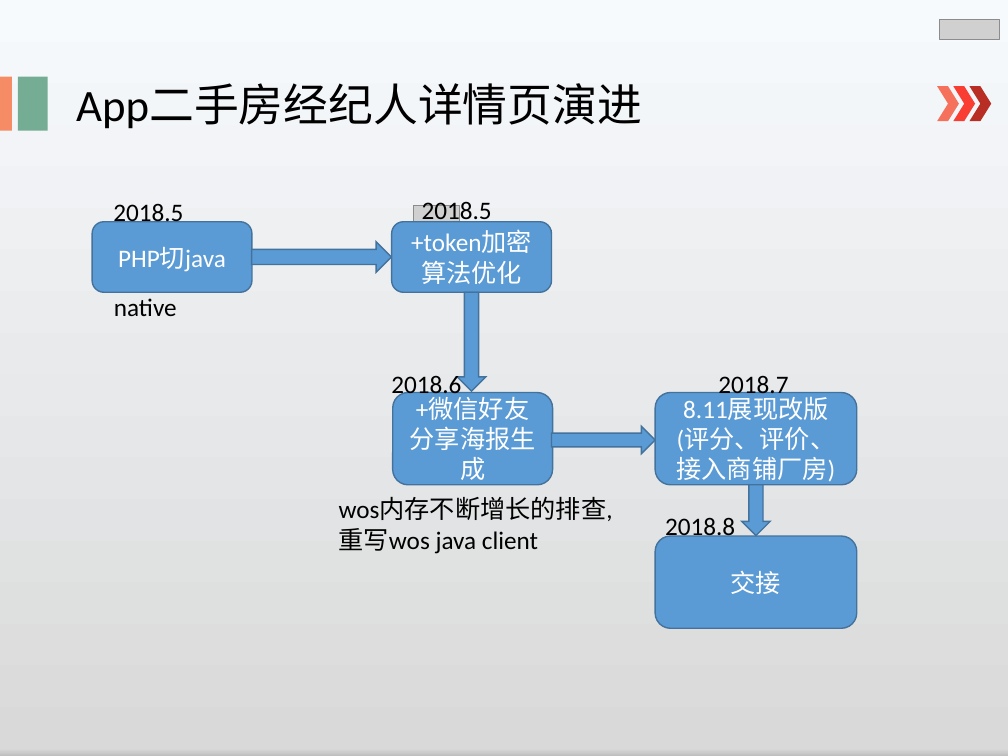
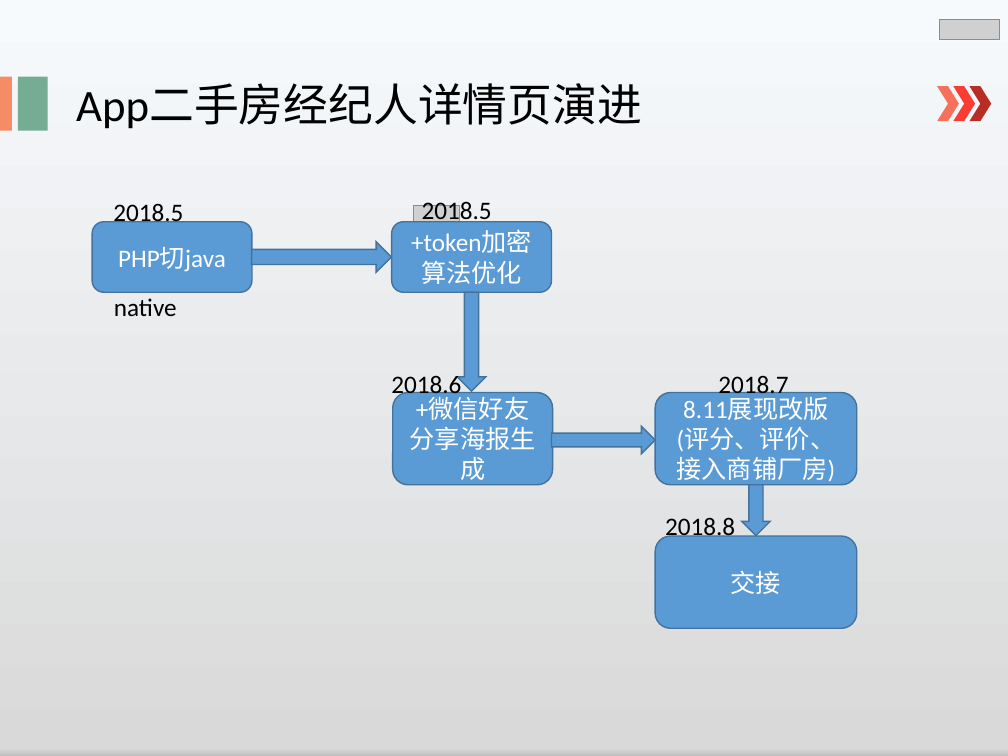
Before and after one commit to lspgithublxh/document, a slide deck: slide 4 of 业务文档跟踪/述职/shuzhi.pptx. Drawn at 1008x756 pixels with LibreOffice and Linux fonts; fonts in the diff are those of the drawing; grey boxes stand for pictures. Boxes give left, top, right and bottom in pixels: in the first picture for what was removed or moved away, otherwise in the second. Text is boxed around its words. In the diff, an @@ line names an element or a change of style, - is before the commit and + after.

```diff
--- a/业务文档跟踪/述职/shuzhi.pptx
+++ b/业务文档跟踪/述职/shuzhi.pptx
@@ text removed at (339, 498, 613, 554) @@
-wos内存不断增长的排查,
-重写wos java client
```
Also in this commit, not shown: 7 other slides changed, 1 slide added.
